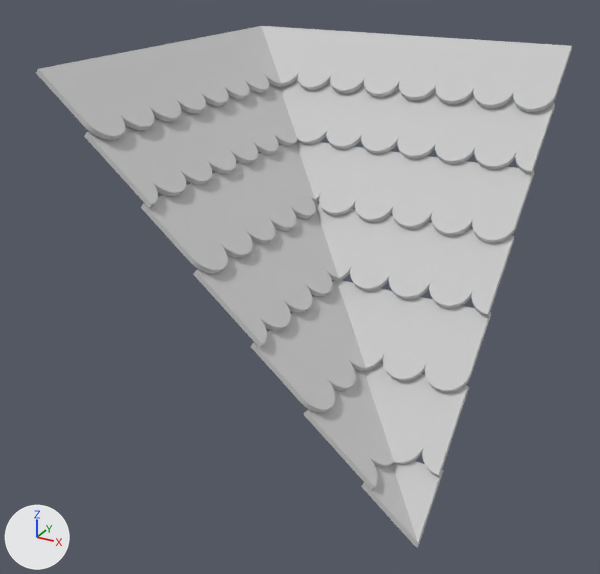
Before and after pictures for a commit that changed the FBX model assets/meshes/Roof_Corner_Concave.fbx.
Camera for both pictures: a camera (50 mm lens) standing at (0.982, -1.928, 0.802) and looking at (-0.043, -0.062, -0.131). Lighting does not change. The marker at lower left points along +X, +Y and +Z. Where no turn or scale is listed for an object, it has been applied to the vertices. Vertices at the same position are counted once.

Objects in the first picture: 'Roof_Corner_Concave'.
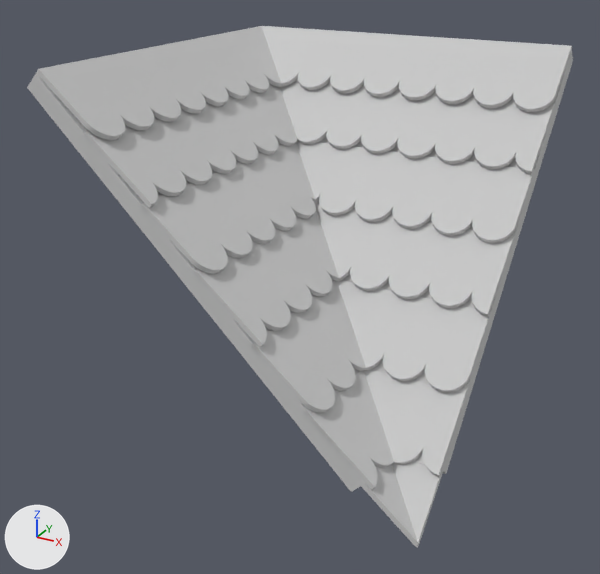
The change, as a list of edits to the scene's bpy script:
```text
Change me_mesh:
    used by ob_roof_corner_concave; location = (0.0, 0.0, 0.0)
    remove me_mesh.from_pydata(...)  # 1853 vertices, 3654 faces; spans x -0.5..0.5, y -0.5..0.5, z -0.492..0.492
    add me_mesh.from_pydata(...)  # 1865 vertices, 3674 faces; spans x -0.535..0.5, y -0.5..0.535, z -0.492..0.492
    me_mesh part 1
    12 vertices are added at x -0.535..0.5, y -0.5..0.535, z -0.404..0.481
    20 new faces join them
    remove me_mesh.materials.append(mat_metal)  # light grey #cacaca
    remove me_mesh.materials.append(mat_glass)  # light grey #cacaca
```

Location of each change, [x1, y1, x2, y2] in pixels of the pictures (600 x 574 px):
'Roof_Corner_Concave', reshaped
    before: [36, 26, 572, 548]
    after: [27, 26, 573, 548]
part 1 of me_mesh, added
    after: [27, 51, 573, 492]
